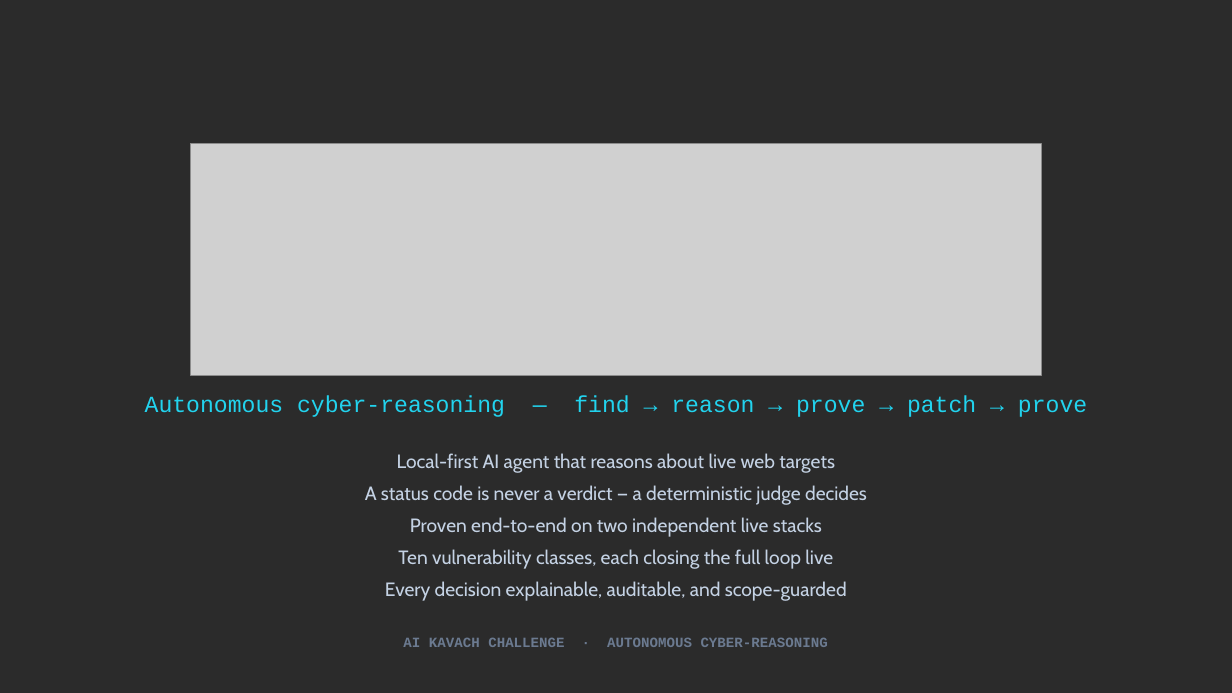
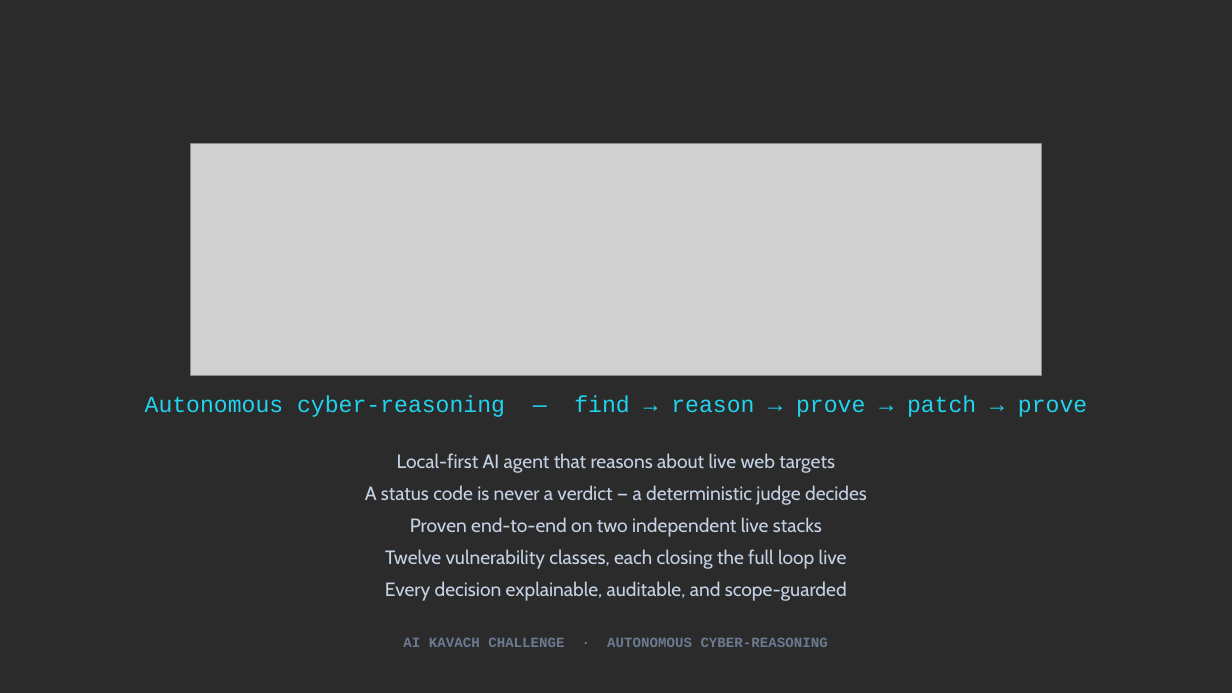
Before and after one commit to arjishnik-sketch/sentinel, a slide deck: slide 1 of deck/Sentinel_AI_Kavach.pptx. Drawn at 1232x693 pixels with LibreOffice and Linux fonts; fonts in the diff are those of the drawing; grey boxes stand for pictures; background and template pictures are left out; a plain dark background stands for a picture behind light text. Boxes give left, top, right and bottom in pixels: in the first picture for what was removed or moved away, otherwise in the second. Text is boxed around its words. In the diff, an @@ line names an element or a change of style, - is before the commit and + after.

```diff
--- a/deck/Sentinel_AI_Kavach.pptx
+++ b/deck/Sentinel_AI_Kavach.pptx
@@ text at <box>385,549,847,569</box>: text changed @@
-Ten vulnerability classes, each closing the full loop live
+Twelve vulnerability classes, each closing the full loop live
```
Also in this commit, not shown: 7 other slides changed, 1 other file.
